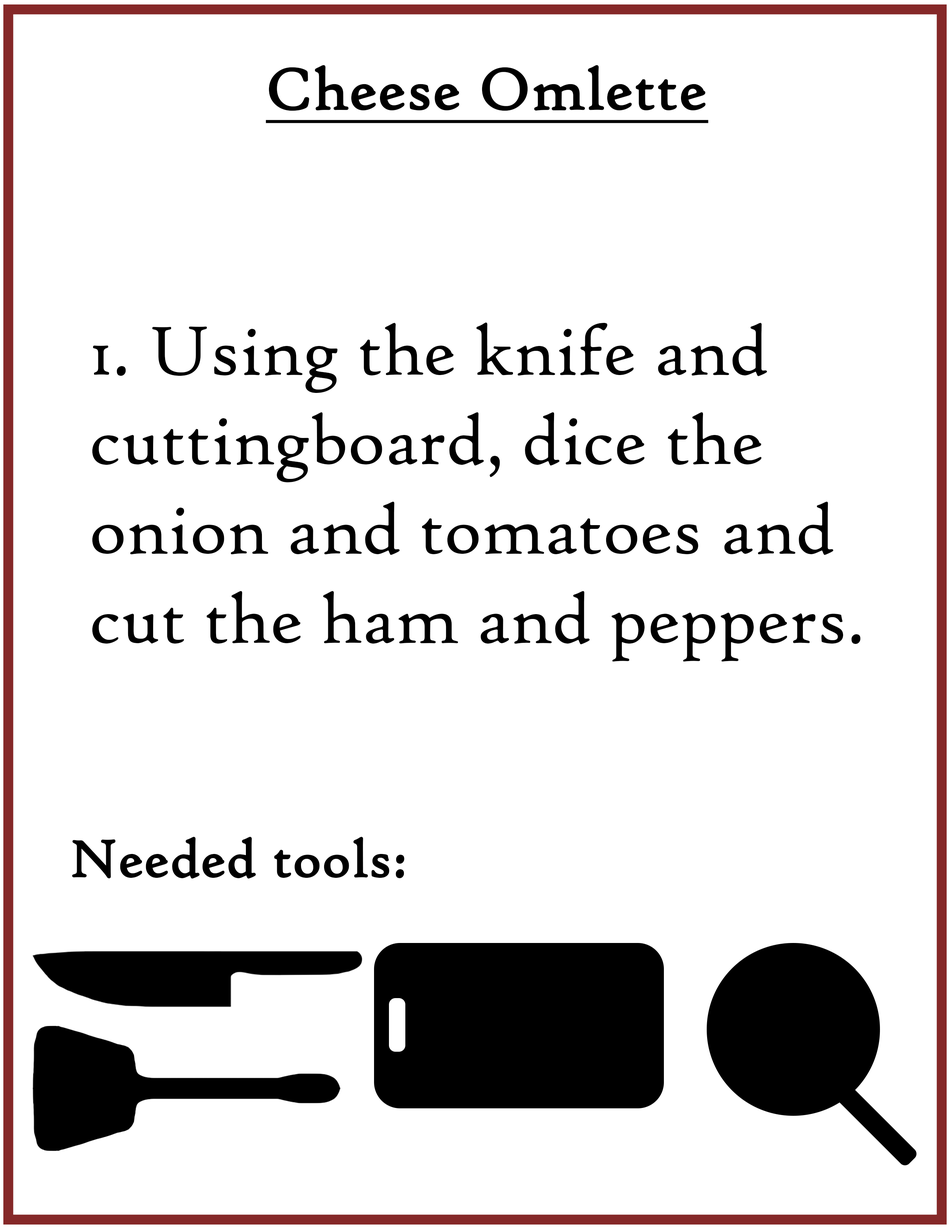
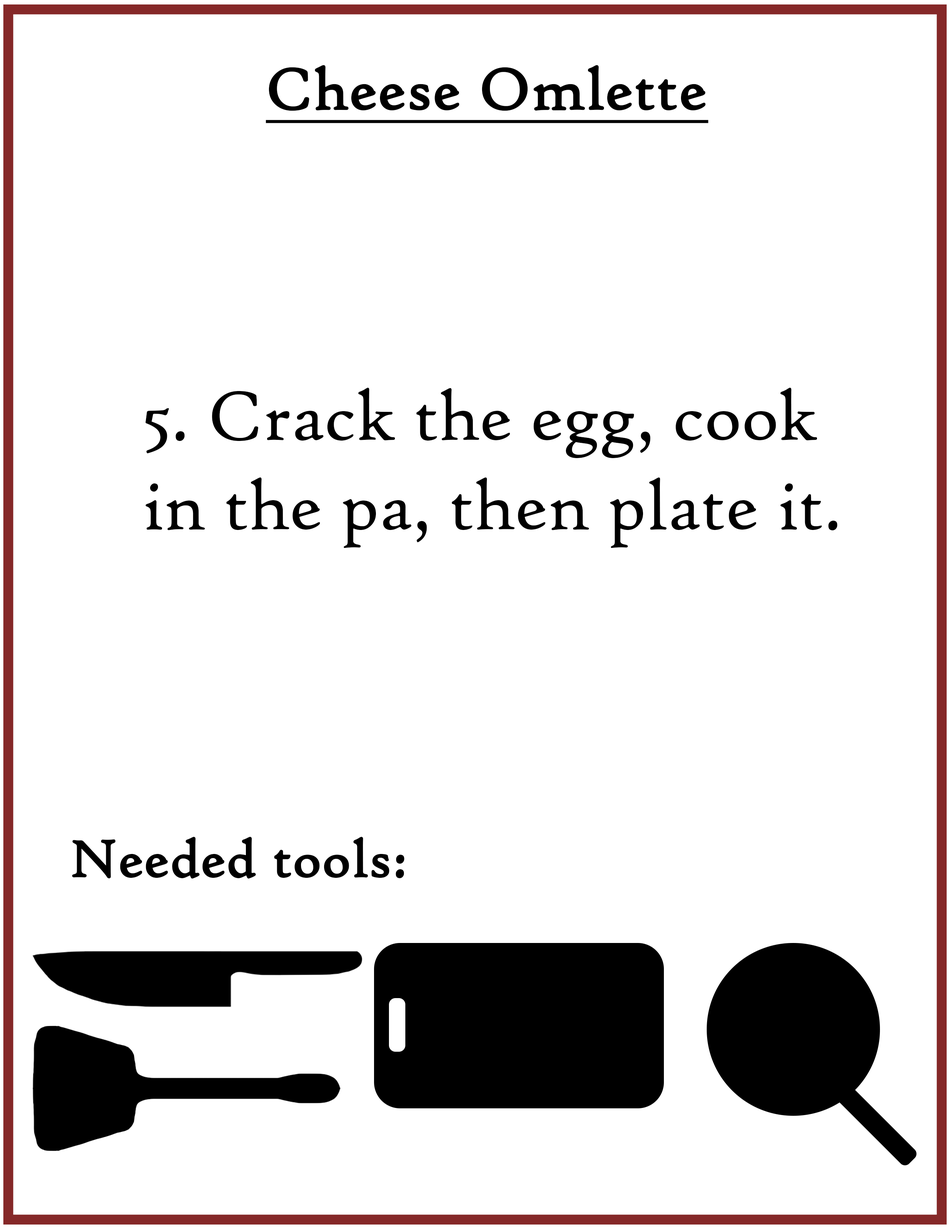
Layer changes from the first 950×1229 image to the second:
renamed "5. Wait for cooking to complete. add cheese, and plate on the p" to "5. Crack the egg, cook in the pa, then plate it.", showed it, painted on it over left=143, top=387, right=838, bottom=662
renamed "1. Using the knife and cuttingboard, dice the onion and tomatoe" to "1. Turn on the stove, add butter to the pan, and put the pan on", hid it, painted on it over left=92, top=322, right=861, bottom=662
